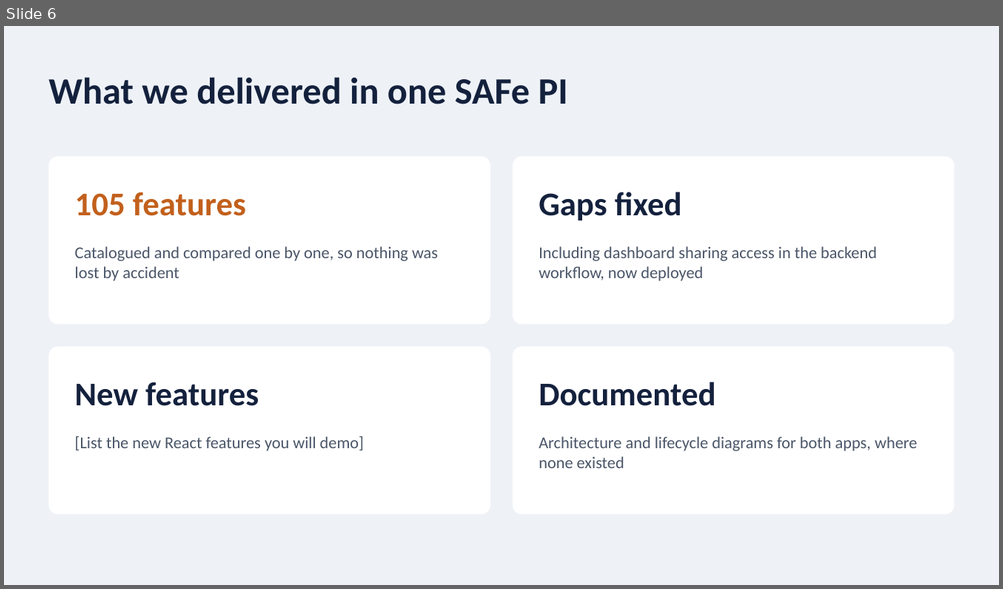
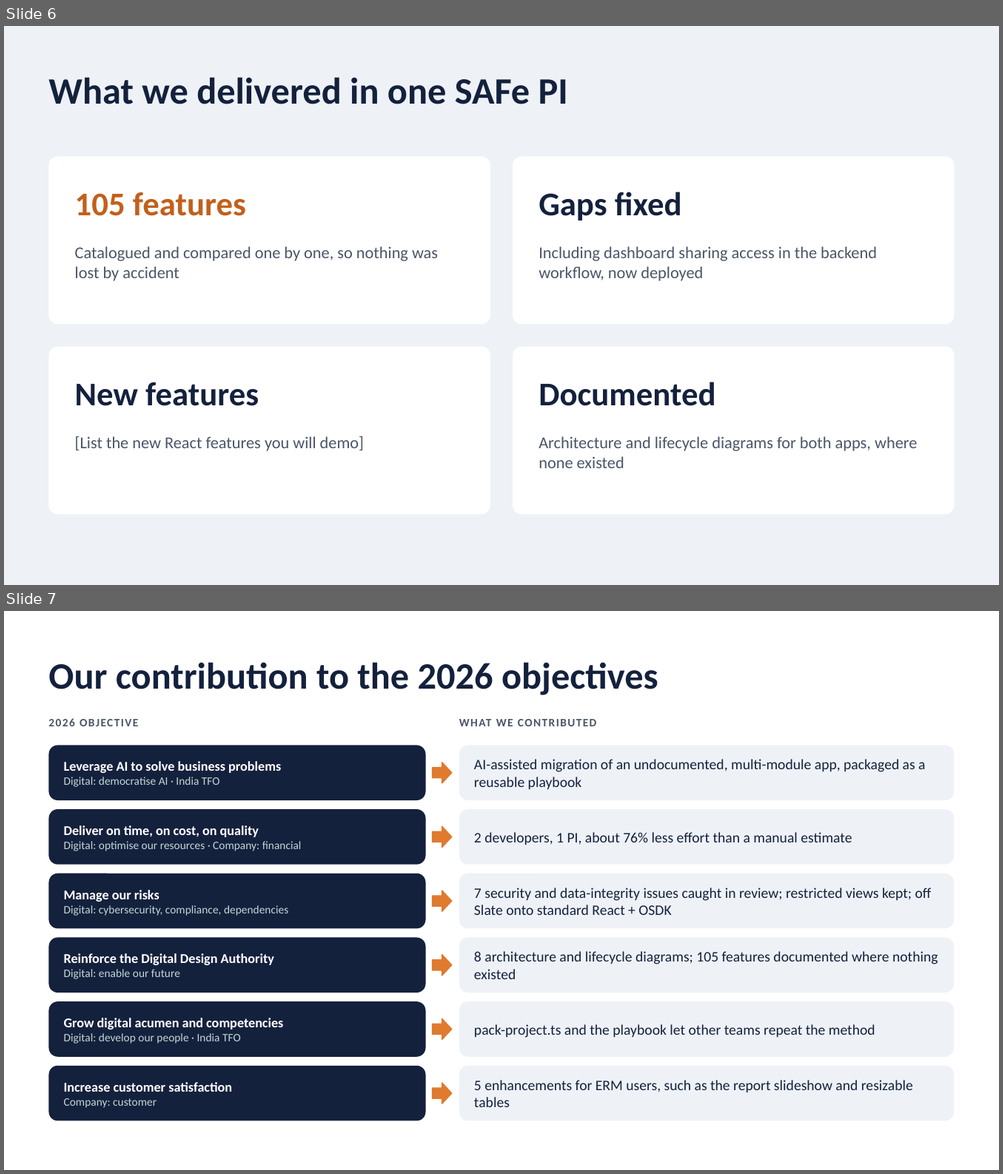
Before and after one commit to nithinram97/archify, a slide deck: erm-migration/docs/ERM-Migration-Jury-Pitch.pptx. Shown one above the other, each under a label of ours: slide 6 before the commit, slides 6 and 7 after it. The pictures are 1003x589 and 1003x1174 pixels, drawn with LibreOffice and Linux fonts; fonts in the diff are those of the drawing. Boxes give left, top, right and bottom in pixels: in the first picture for what was removed or moved away, otherwise in the second. Text is boxed around its words. In the diff, an @@ line names an element or a change of style, - is before the commit and + after.

```diff
--- a/erm-migration/docs/ERM-Migration-Jury-Pitch.pptx
+++ b/erm-migration/docs/ERM-Migration-Jury-Pitch.pptx
@@ slide 7 added at (x1=4, y1=611, x2=999, y2=1170), background #FFFFFF @@
@@ title added at (x1=48, y1=662, x2=658, y2=695), 36 pt, text #14213D, bold @@
+Our contribution to the 2026 objectives
@@ text added at (x1=48, y1=718, x2=138, y2=726), 11 pt, text #4A5568, bold @@
+2026 OBJECTIVE
@@ text added at (x1=459, y1=719, x2=597, y2=726), 11 pt, text #4A5568, bold @@
+WHAT WE CONTRIBUTED
@@ rounded rectangle added at (x1=48, y1=745, x2=426, y2=800), fill #14213D @@
@@ text added at (x1=64, y1=761, x2=281, y2=787), 13 pt, text #FFFFFF, bold @@
+Leverage AI to solve business problems
+Digital: democratise AI · India TFO
@@ right arrow added at (x1=432, y1=763, x2=452, y2=783), fill #E07A2F, outline #E07A2F 1 pt @@
@@ rounded rectangle added at (x1=459, y1=745, x2=954, y2=800), fill #EEF2F7 @@
@@ text added at (x1=474, y1=759, x2=925, y2=789), 14 pt, text #14213D @@
+AI-assisted migration of an undocumented, multi-module app, packaged as a reusable playbook
@@ rounded rectangle added at (x1=48, y1=809, x2=426, y2=865), fill #14213D @@
@@ rounded rectangle added at (x1=459, y1=809, x2=954, y2=865), fill #EEF2F7 @@
@@ text added at (x1=64, y1=826, x2=301, y2=851), 11 pt, text #BFD8D5 @@
+Deliver on time, on cost, on quality
+Digital: optimise our resources · Company: financial
@@ right arrow added at (x1=432, y1=826, x2=452, y2=848), fill #E07A2F, outline #E07A2F 1 pt @@
@@ text added at (x1=474, y1=832, x2=851, y2=845), 14 pt, text #14213D @@
+2 developers, 1 PI, about 76% less effort than a manual estimate
@@ rounded rectangle added at (x1=48, y1=874, x2=426, y2=929), fill #14213D @@
@@ rounded rectangle added at (x1=459, y1=874, x2=954, y2=929), fill #EEF2F7 @@
@@ text added at (x1=64, y1=890, x2=288, y2=916), 11 pt, text #BFD8D5 @@
+Manage our risks
+Digital: cybersecurity, compliance, dependencies
@@ right arrow added at (x1=432, y1=891, x2=452, y2=911), fill #E07A2F, outline #E07A2F 1 pt @@
@@ text added at (x1=474, y1=888, x2=931, y2=915), 14 pt, text #14213D @@
+7 security and data-integrity issues caught in review; restricted views kept; off Slate onto standard React + OSDK
@@ rounded rectangle added at (x1=48, y1=938, x2=426, y2=993), fill #14213D @@
@@ rounded rectangle added at (x1=459, y1=938, x2=954, y2=993), fill #EEF2F7 @@
@@ text added at (x1=64, y1=954, x2=274, y2=980), 13 pt, text #FFFFFF, bold @@
+Reinforce the Digital Design Authority
+Digital: enable our future
@@ right arrow added at (x1=432, y1=955, x2=452, y2=976), fill #E07A2F, outline #E07A2F 1 pt @@
@@ text added at (x1=474, y1=951, x2=938, y2=980), 14 pt, text #14213D @@
+8 architecture and lifecycle diagrams; 105 features documented where nothing existed
@@ rounded rectangle added at (x1=48, y1=1002, x2=426, y2=1057), fill #14213D @@
@@ rounded rectangle added at (x1=459, y1=1002, x2=954, y2=1057), fill #EEF2F7 @@
@@ text added at (x1=64, y1=1018, x2=283, y2=1044), 11 pt, text #BFD8D5 @@
+Grow digital acumen and competencies
+Digital: develop our people · India TFO
@@ right arrow added at (x1=432, y1=1019, x2=452, y2=1040), fill #E07A2F, outline #E07A2F 1 pt @@
@@ text added at (x1=474, y1=1025, x2=875, y2=1038), 14 pt, text #14213D @@
+pack-project.ts and the playbook let other teams repeat the method
@@ rounded rectangle added at (x1=48, y1=1066, x2=426, y2=1122), fill #14213D @@
@@ rounded rectangle added at (x1=459, y1=1066, x2=954, y2=1122), fill #EEF2F7 @@
@@ text added at (x1=64, y1=1082, x2=232, y2=1108), 13 pt, text #FFFFFF, bold @@
+Increase customer satisfaction
+Company: customer
@@ right arrow added at (x1=432, y1=1083, x2=452, y2=1104), fill #E07A2F, outline #E07A2F 1 pt @@
@@ text added at (x1=474, y1=1080, x2=913, y2=1108), 14 pt, text #14213D @@
+5 enhancements for ERM users, such as the report slideshow and resizable tables
```
Also in this commit, not shown: 1 slide changed, 1 other file.
